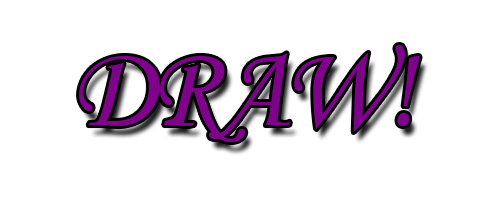
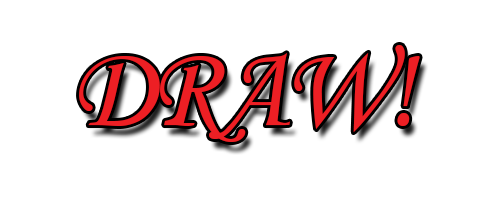
Layered file, before and after one edit (500x200). Changes by layer:
pixels changed over [79, 45, 420, 142] (layer not identified)
